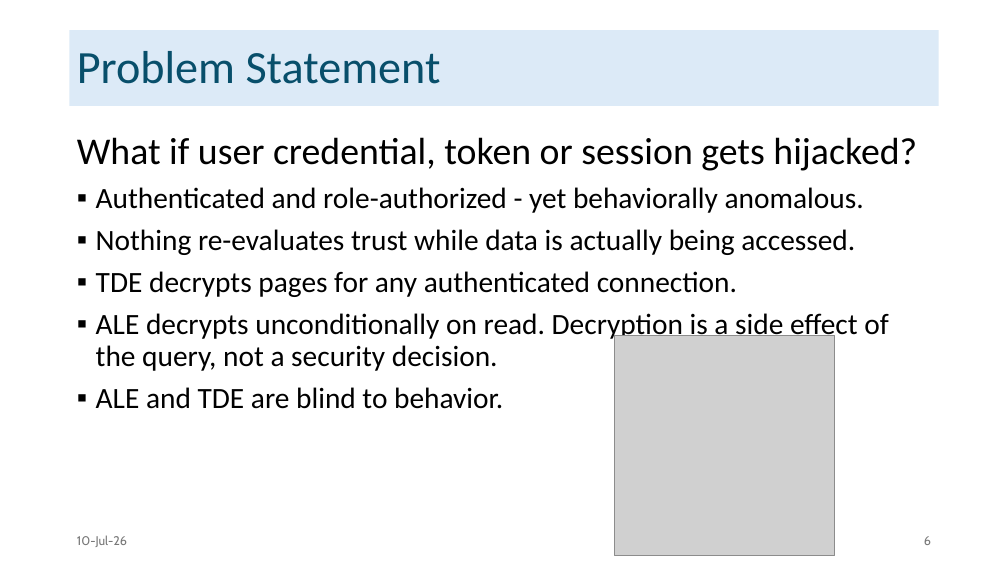
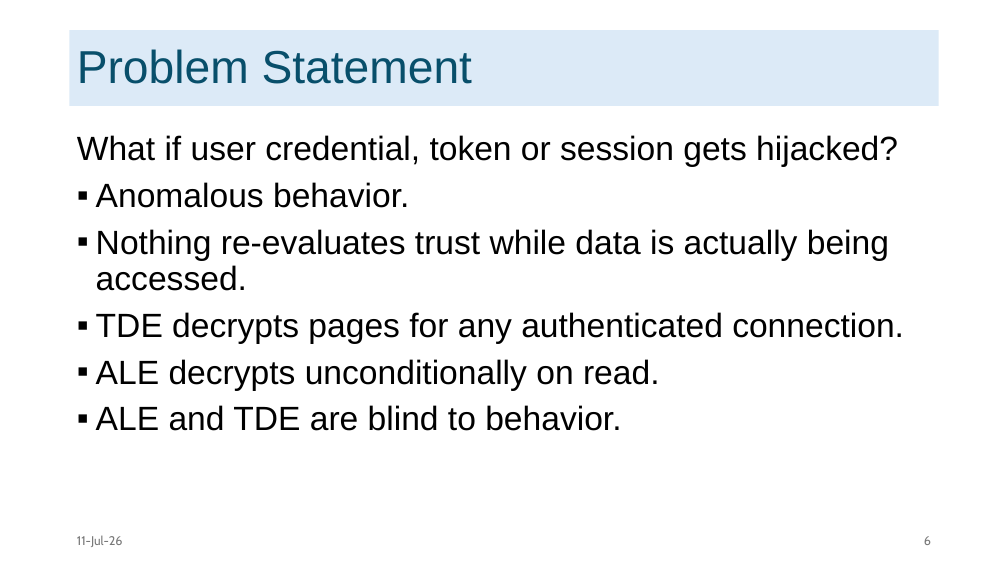
Before and after one commit to faiyaz103/adaptive-data-access-framework, a slide deck: slide 6 of report/main/2007103.pptx. Drawn at 1008x567 pixels with LibreOffice and Linux fonts; fonts in the diff are those of the drawing; grey boxes stand for pictures. Boxes give left, top, right and bottom in pixels: in the first picture for what was removed or moved away, otherwise in the second. Text is boxed around its words. In the diff, an @@ line names an element or a change of style, - is before the commit and + after.

```diff
--- a/report/main/2007103.pptx
+++ b/report/main/2007103.pptx
@@ title "Problem Statement" at [70, 30, 939, 106]: font Calibri to Arial @@
@@ text at [77, 135, 904, 431]: size 36 to 32 pt in "What if user credential, token or session ..."; font Calibri to Arial in "What if user credential, token or session ...", "Nothing re-evaluates trust while data is actually ...", "TDE decrypts pages for any authenticated connection.", "ALE and TDE are blind to behavior."; size 28 to 32 pt in "Nothing re-evaluates trust while data is actually ...", "TDE decrypts pages for any authenticated connection.", "ALE and TDE are blind to behavior." @@
@@ text at [96, 182, 409, 208]: text changed; size 28 to 32 pt; font Calibri to Arial @@
-▪ Authenticated and role-authorized - yet behaviorally anomalous.
+▪ Anomalous behavior.
@@ text at [96, 359, 660, 391]: text changed; size 28 to 32 pt; font Calibri to Arial @@
-▪ ALE decrypts unconditionally on read. Decryption is a side effect of the query, not a security decision.
+▪ ALE decrypts unconditionally on read.
@@ picture removed at [615, 336, 836, 557] @@
@@ text at [77, 535, 123, 547]: text changed @@
-10-Jul-26
+11-Jul-26
```
Also in this commit, not shown: 32 other slides changed, 1 slide added, 2 slides removed.
